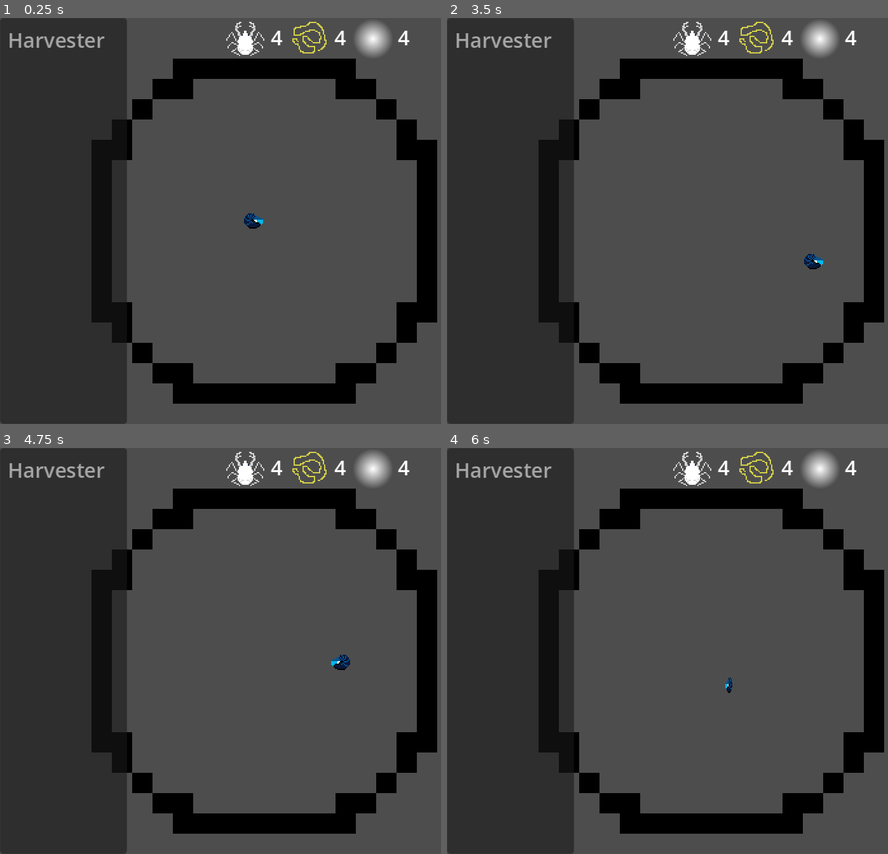
Above: before the commit, frames 1-4 (two rows, left to right).
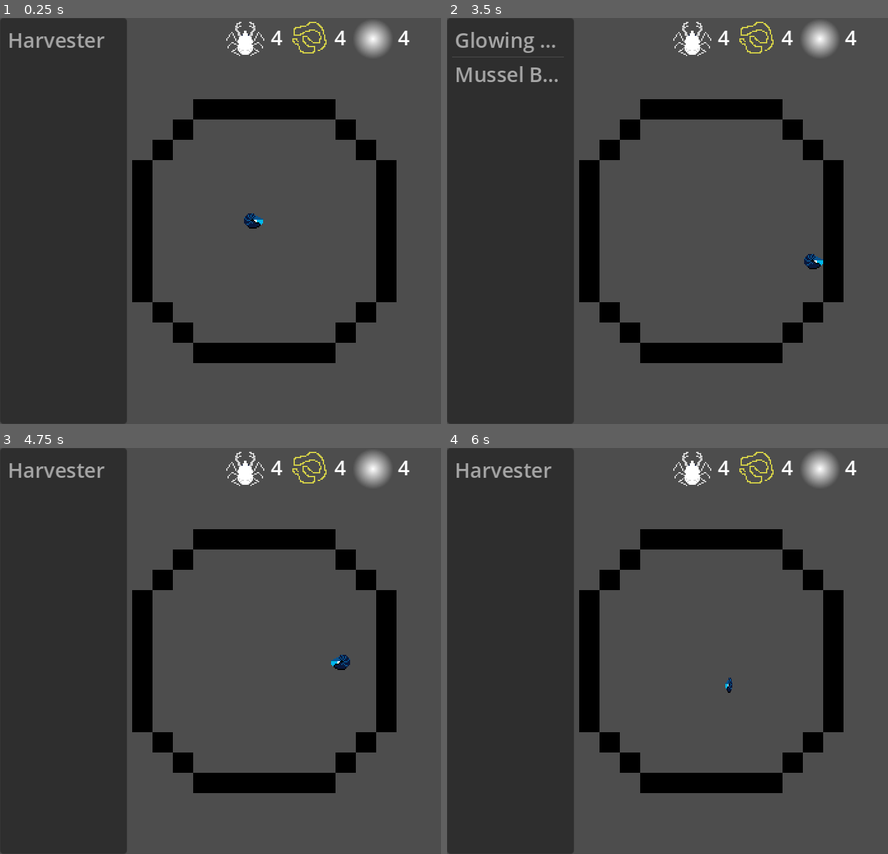
Above: after the commit, the same moments.

Repository: the-alex-g/LD54
Game: Godot game, scene res://world/world.tscn
The game is run twice, just before and just after one commit, with the same random seed, the same clock (stepped at 60 frames per second) and the same inputs.
Inputs:
- Up to frame 1 (0.25 s): no input
- Up to frame 2 (3.5 s): tap Enter at 0.5 s; hold D (right) 0.53-1.28 s; tap Space (attack) every 0.75 s from 0.6 to 2.85 s; hold S (down) 1.28-2.03 s; hold D (right) 2.03-2.78 s; hold W (up) from 2.78 s (still down)
- Up to frame 3 (4.75 s): release W (up) at 3.53 s; hold A (left) from 3.53 s (still down); tap Space (attack) at 3.6, 4.35 s
- Up to frame 4 (6 s): release A (left) at 5.03 s; hold S (down) 5.03-5.78 s; tap Space (attack) at 5.1, 5.85 s; hold D (right) from 5.78 s (still down)

The runs differ from the first frame. In frame 1, 21% of the frame differs, in the area x 20-100%, y 10-95%; in frame 2, 22%, in the area x 1-100%, y 3-95%; in frame 3, 21%; in frame 4, 21%.

Commit message:
Add enemy spawn point

Diff:
--- /dev/null
+++ b/project/enemies/enemy_spawner.gd
@@ -0,0 +1,34 @@
+class_name EnemySpawner
+extends Node2D
+
+signal spawn_enemy(from)
+
+var _total_constructions := 0
+var _spawn_rate := 0.0
+
+@onready var _spawn_timer : Timer = $Timer
+
+
+func _update_spawn_rate()->void:
+	if _total_constructions > 3:
+		_spawn_rate = clamp(lerp(10, 1, (_total_constructions - 3) / 10.0), 1.0, 10.0)
+		if _spawn_timer.is_stopped():
+			_spawn_timer.start(_spawn_rate)
+	elif not _spawn_timer.is_stopped():
+		_spawn_timer.stop()
+	print(_spawn_rate)
+
+
+func _on_timer_timeout():
+	spawn_enemy.emit(global_position)
+	_spawn_timer.start(_spawn_rate)
+
+
+func _on_world_construction_built()->void:
+	_total_constructions += 1
+	_update_spawn_rate()
+
+
+func _on_world_construction_destroyed()->void:
+	_total_constructions -= 1
+	_update_spawn_rate()
--- /dev/null
+++ b/project/enemies/enemy_spawner.tscn
@@ -0,0 +1,10 @@
+[gd_scene load_steps=2 format=3 uid="uid://bdbb13846hc6s"]
+
+[ext_resource type="Script" path="res://enemies/enemy_spawner.gd" id="1_yy73g"]
+
+[node name="EnemySpawner" type="Node2D"]
+script = ExtResource("1_yy73g")
+
+[node name="Timer" type="Timer" parent="."]
+
+[connection signal="timeout" from="Timer" to="." method="_on_timer_timeout"]
--- a/project/world/world.gd
+++ b/project/world/world.gd
@@ -4,9 +4,11 @@
 signal open_build_menu
 signal update_resources(new_resources)
 signal build_invalid
+signal construction_built
+signal construction_destroyed
 
-@export var min_bubble_radius := 8
-@export var max_bubble_radius := 16
+@export var min_bubble_radius := 4
+@export var max_bubble_radius := 8
 
 @onready var _tilemap : TileMap = $TileMap
 @onready var _player : Player = $Player
@@ -17,7 +19,7 @@
 
 
 func _ready()->void:
-	_generate_bubble(Vector2i.ZERO, 8)
+	_generate_bubble(Vector2i.ZERO, round(lerp(min_bubble_radius, max_bubble_radius, randf())))
 	_update_build_anchors(_player.global_position)
 
 
@@ -72,6 +74,8 @@
 	_update_harvester_targets()
 	_update_enemy_targets()
 
+	construction_built.emit()
+
 	return construction
 
 
@@ -90,8 +94,9 @@
 	return generator_locations
 
 
-func _spawn_enemy()->void:
+func _spawn_enemy(at:Vector2)->void:
 	var enemy : Enemy = load("res://enemies/enemy.tscn").instantiate()
+	enemy.global_position = at
 	add_child(enemy)
 	_enemies.append(enemy)
 	enemy.died.connect(_on_enemy_died.bind(enemy))
@@ -126,7 +131,12 @@
 		_update_harvester_targets()
 	if construction is Harvester:
 		_harvesters.erase(construction)
+	construction_destroyed.emit()
 
 
 func _on_spawner_spawn(path:String, from:Vector2, spawner:Spawner)->void:
 	_build_construction(path, _tilemap.local_to_map(from), [Construction.ANCHOR_NONE]).died.connect(Callable(spawner, "_on_child_died"))
+
+
+func _on_enemy_spawner_spawn_enemy(from:Vector2)->void:
+	_spawn_enemy(from)
--- a/project/world/world.tscn
+++ b/project/world/world.tscn
@@ -1,9 +1,10 @@
-[gd_scene load_steps=7 format=3 uid="uid://cnaq4kembliio"]
+[gd_scene load_steps=8 format=3 uid="uid://cnaq4kembliio"]
 
 [ext_resource type="Script" path="res://world/world.gd" id="1_dd1xr"]
 [ext_resource type="Texture2D" uid="uid://c7erpspbqd4sc" path="res://world/tiles.png" id="2_41yr6"]
 [ext_resource type="PackedScene" uid="uid://b4wxacw1wwcej" path="res://player/player.tscn" id="3_xwo8a"]
 [ext_resource type="PackedScene" uid="uid://cwbv68d7g3kqc" path="res://hud/hud.tscn" id="4_8figk"]
+[ext_resource type="PackedScene" uid="uid://bdbb13846hc6s" path="res://enemies/enemy_spawner.tscn" id="5_6gxd5"]
 
 [sub_resource type="TileSetAtlasSource" id="TileSetAtlasSource_ubqeg"]
 texture = ExtResource("2_41yr6")
@@ -25,9 +26,14 @@
 
 [node name="Camera2D" type="Camera2D" parent="."]
 
+[node name="EnemySpawner" parent="." instance=ExtResource("5_6gxd5")]
+
 [connection signal="build_invalid" from="." to="HUD" method="_on_world_build_invalid"]
+[connection signal="construction_built" from="." to="EnemySpawner" method="_on_world_construction_built"]
+[connection signal="construction_destroyed" from="." to="EnemySpawner" method="_on_world_construction_destroyed"]
 [connection signal="open_build_menu" from="." to="HUD" method="_on_world_open_build_menu"]
 [connection signal="update_anchors" from="." to="HUD" method="_on_world_update_anchors"]
 [connection signal="update_resources" from="." to="HUD" method="_on_world_update_resources"]
 [connection signal="resource_collected" from="Player" to="." method="_on_resource_collected"]
 [connection signal="build" from="HUD" to="." method="_on_hud_build"]
+[connection signal="spawn_enemy" from="EnemySpawner" to="." method="_on_enemy_spawner_spawn_enemy"]
